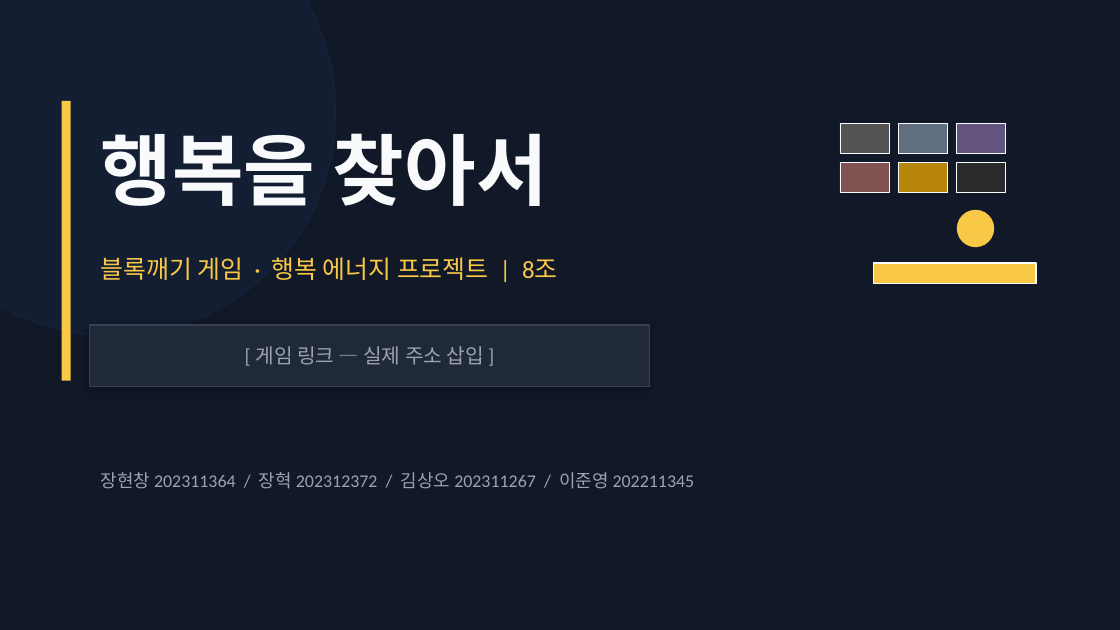
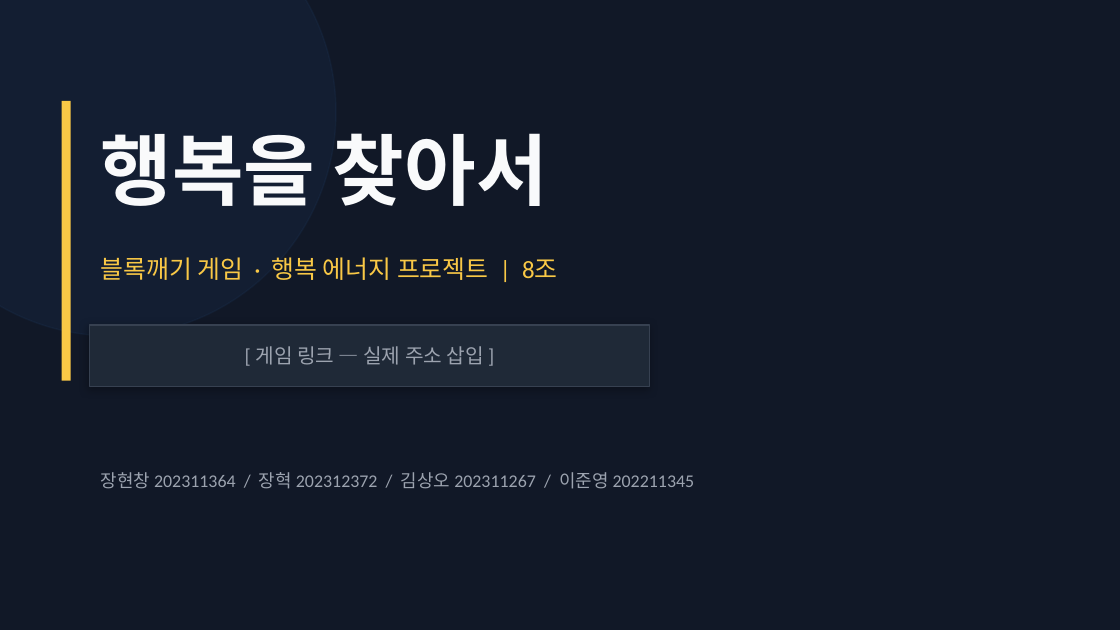
Before and after one commit to nyapy0811/blockbreak, a slide deck: slide 1 of 행복을 찾아서 발표자료/행복을_찾아서_발표자료.pptx. Drawn at 1120x630 pixels with LibreOffice and Linux fonts; fonts in the diff are those of the drawing. Boxes give left, top, right and bottom in pixels: in the first picture for what was removed or moved away, otherwise in the second. Text is boxed around its words. In the diff, an @@ line names an element or a change of style, - is before the commit and + after.

```diff
--- a/행복을 찾아서 발표자료/행복을_찾아서_발표자료.pptx
+++ b/행복을 찾아서 발표자료/행복을_찾아서_발표자료.pptx
@@ rectangle removed at (840, 123, 889, 153) @@
@@ rectangle removed at (898, 123, 948, 153) @@
@@ rectangle removed at (956, 123, 1006, 153) @@
@@ rectangle removed at (840, 162, 889, 193) @@
@@ rectangle removed at (898, 162, 948, 193) @@
@@ rectangle removed at (956, 162, 1006, 193) @@
@@ ellipse removed at (958, 211, 993, 246) @@
@@ rectangle removed at (874, 263, 1036, 283) @@
```
Also in this commit, not shown: 5 other slides changed, 1 other file.
